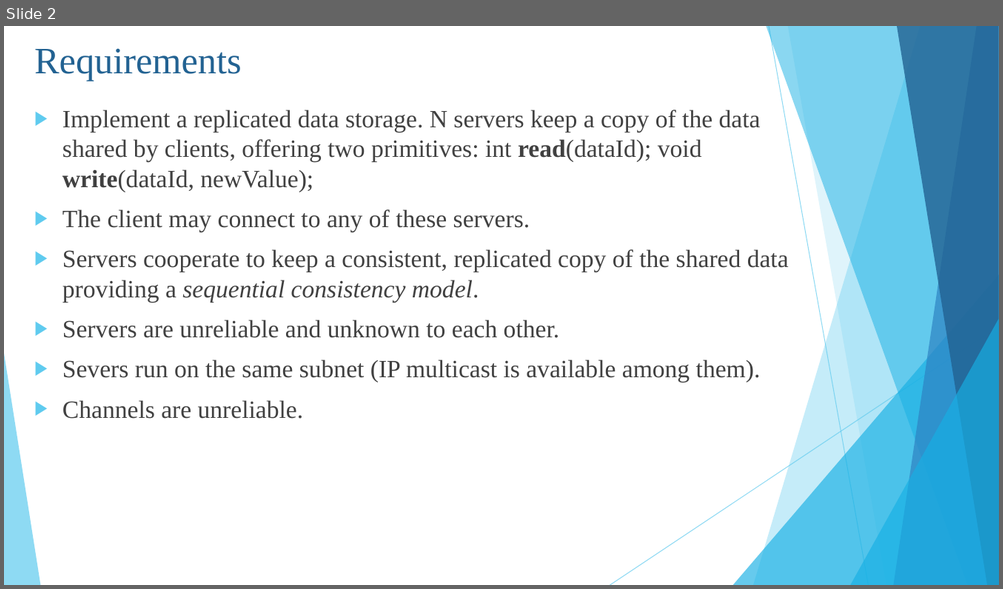
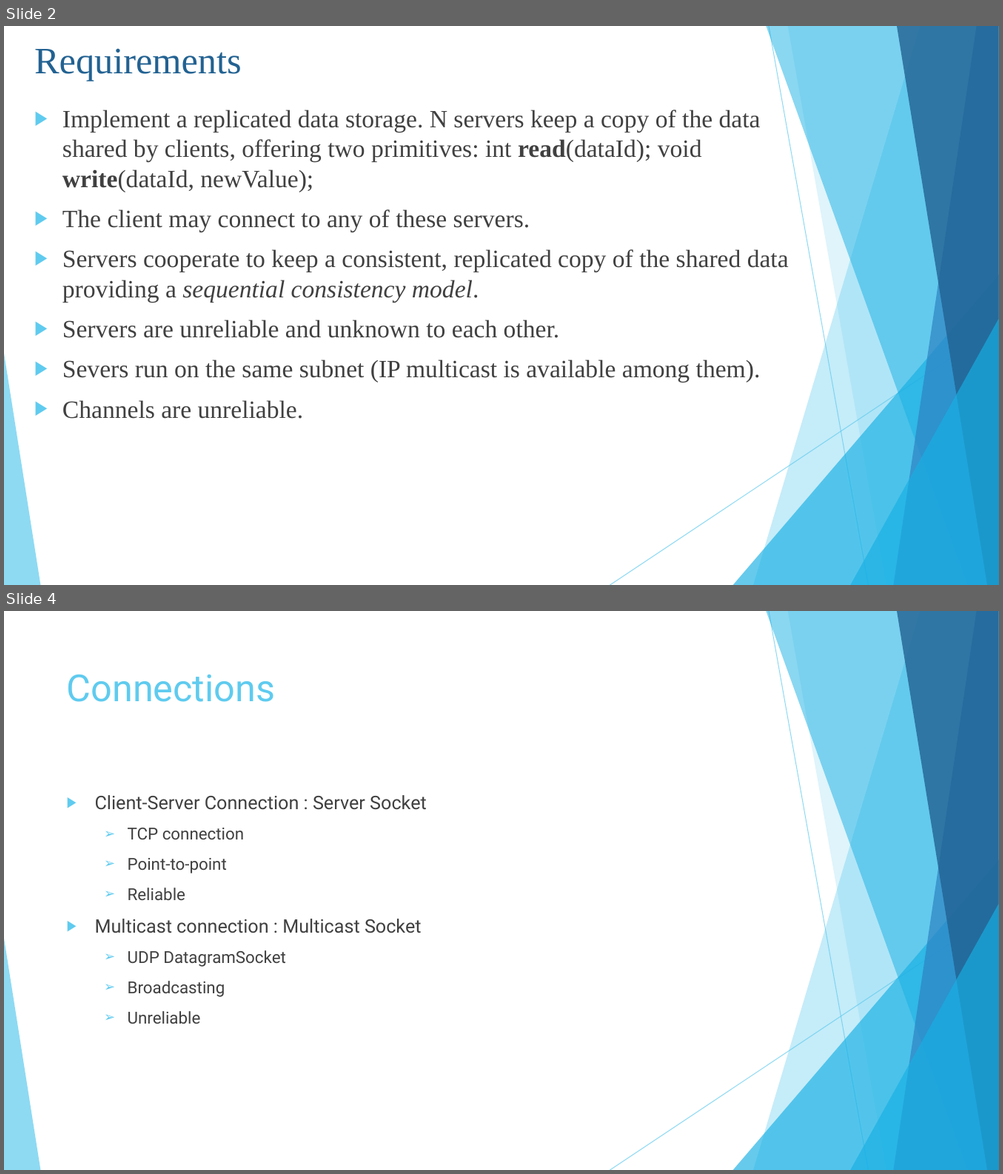
Before and after one commit to Trik17/DistSysPST, a slide deck: SlidesPresentation.pptx. Shown one above the other, each under a label of ours: slide 2 before the commit, slides 2 and 4 after it; the slides between them are not shown. The pictures are 1003x589 and 1003x1174 pixels, drawn with LibreOffice and Linux fonts; fonts in the diff are those of the drawing. Boxes give left, top, right and bottom in pixels: in the first picture for what was removed or moved away, otherwise in the second. Text is boxed around its words. In the diff, an @@ line names an element or a change of style, - is before the commit and + after.

```diff
--- a/SlidesPresentation.pptx
+++ b/SlidesPresentation.pptx
@@ slide 4 added at (4, 611, 999, 1170), background #FFFFFF; not listed: 10 template elements that a slide beside it also shows @@
@@ title added at (67, 674, 275, 702), 36 pt, text #5FCBEF @@
+Connections
@@ text added at (95, 795, 427, 1024), 16 pt, text #404040 @@
+▶ Client-Server Connection : Server Socket
+  ➢ TCP connection
+  ➢ Point-to-point
+  ➢ Reliable
+▶ Multicast connection : Multicast Socket
+  ➢ UDP DatagramSocket
+  ➢ Broadcasting
+  ➢ Unreliable
```
Also in this commit, not shown: 1 slide changed, 3 other slides added.
